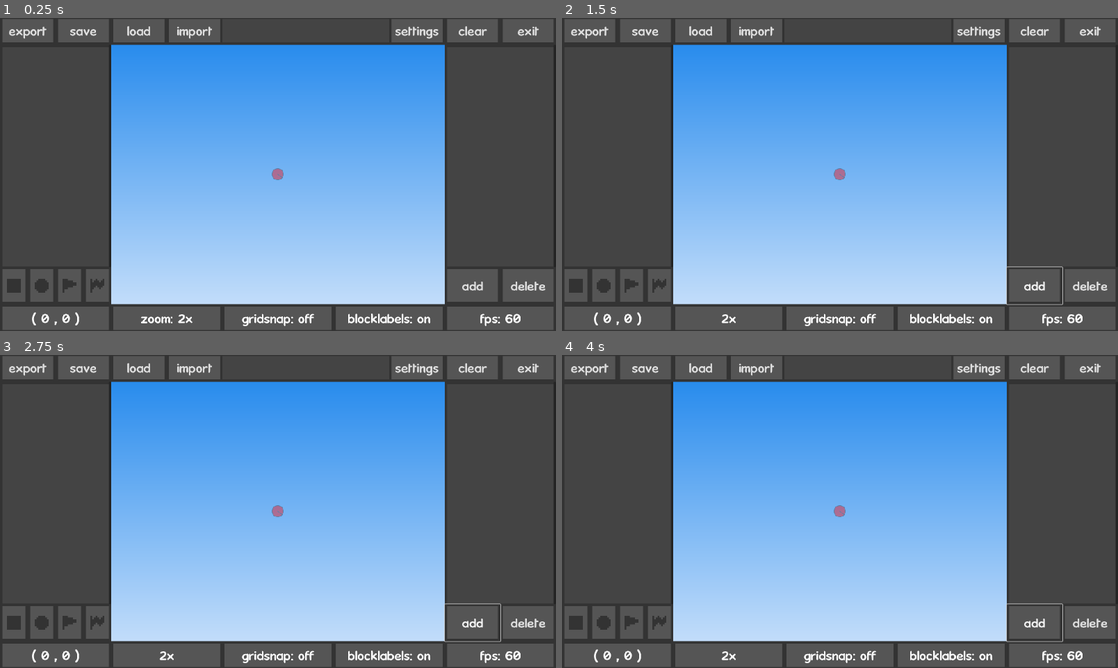
Above: before the commit, frames 1-4 (two rows, left to right).
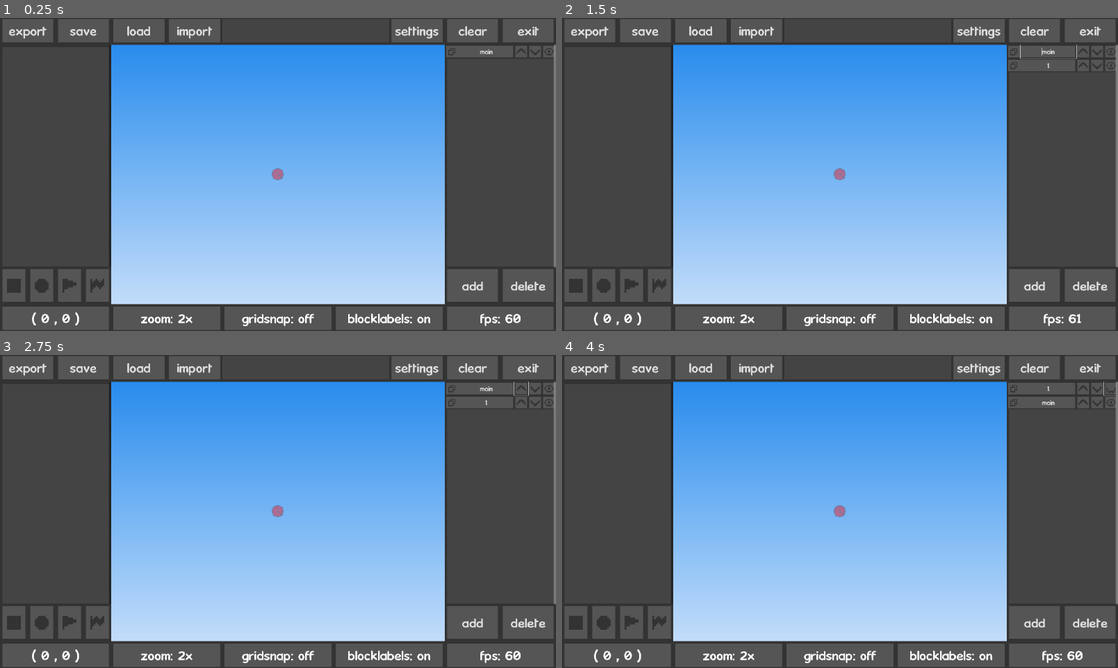
Above: after the commit, the same moments.

Repository: beatrixwashere/RedBallMakerPlus
Game: Godot game, scene res://scenes/main.tscn
The game is run twice, just before and just after one commit, with the same random seed, the same clock (stepped at 60 frames per second) and the same inputs.
Inputs (mouse positions are in pixels of both pictures, inside the frame that each line leads up to):
- Up to frame 1 (0.25 s): no input
- Up to frame 2 (1.5 s): click "add" at 0.5 s; click (1040, 52) at 1.27 s
- Up to frame 3 (2.75 s): click (522, 389) at 2.02 s
- Up to frame 4 (4 s): click (1095, 389) at 2.77 s; click (1112, 389) at 3.52 s

The runs differ from the first frame. In frame 1, 0.5% of the frame differs, in the area x 80-100%, y 8-80%; in frame 2, 0.9%, in the area x 25-100%, y 8-99%; in frame 3, 0.7%; in frame 4, 0.7%.

Commit message:
a ton of stuff, mostly layers

Diff:
--- a/scripts/main.gd
+++ b/scripts/main.gd
@@ -13,6 +13,10 @@
 const icon_circle:CompressedTexture2D = preload("res://images/icons/icon_circle.png")
 const icon_checkpoint:CompressedTexture2D = preload("res://images/icons/icon_checkpoint.png")
 const icon_flag:CompressedTexture2D = preload("res://images/icons/icon_flag.png")
+const icon_layer:CompressedTexture2D = preload("res://images/icons/icon_layer.png")
+const icon_visible:CompressedTexture2D = preload("res://images/icons/icon_visible.png")
+const icon_hidden:CompressedTexture2D = preload("res://images/icons/icon_hidden.png")
+const kronika:Font = preload("res://images/kronika.ttf")
 # variables
 var keybinds:Dictionary = {
 	"move_up": KEY_W,
@@ -27,15 +31,20 @@
 	"new_checkpoint": KEY_3,
 	"new_flag": KEY_4,
 	"focus_block": KEY_F,
-	"toggle_gridsnap": KEY_X }
+	"toggle_gridsnap": KEY_X,
+	"toggle_blocklabels": KEY_C }
 # level
 var level_blocks:Dictionary
 var level_nidx:int = 0
 var level_selection:int = -1
+var layers_dict:Dictionary
+var layers_nidx:int = 0
+var layers_current:int = -1
 # input
 var shift_pressed:bool = false
 var ctrl_pressed:bool = false
 var gridsnap:bool = false
+var blocklabels:bool = true
 var is_moving_scene:bool = false
 var is_awaiting_input:bool = false
 var keybind_to_set:String
@@ -67,6 +76,8 @@
 	%settings/container/keylist.get_child_count()-1)
 	# loads autosave if it exists
 	if FileAccess.file_exists("user://autosave.rbmpc"): import_save("user://autosave.rbmpc")
+	else: clear_level()
+	states.clear_list(states.undo)
 # handles input
 func _input(event:InputEvent)->void:
 	# keyboard
@@ -111,6 +122,10 @@
 				new_block(Block.blocktypes.FLAG)
 			if event.keycode == keybinds["toggle_gridsnap"]:
 				gridsnap = !gridsnap
+			if event.keycode == keybinds["toggle_blocklabels"]:
+				blocklabels = !blocklabels
+				for i in %level.get_children(): if i.name != "death":
+					for j in i.get_children(): j.get_node("blabel").visible = blocklabels
 		# block control
 		elif event.keycode == keybinds["focus_block"] && event.is_pressed():
 			%ui.position = level_blocks[level_selection].get_polyavg() \
@@ -120,7 +135,6 @@
 		if event.keycode == KEY_SHIFT: shift_pressed = event.is_pressed()
 		if event.keycode == KEY_CTRL: ctrl_pressed = event.is_pressed()
 		elif ctrl_pressed && event.is_pressed(): match event.keycode:
-			# TODO: implement redos
 			KEY_Z: states.load_undo() #if !shift_pressed else states.load_redo()
 			KEY_E: %files/export.visible = true
 			KEY_S: %files/save.visible = true
@@ -152,28 +166,29 @@
 	if what == NOTIFICATION_WM_CLOSE_REQUEST: exit_app()
 # creates a new block in the level
 func new_block(n_type:int)->void:
-	states.add_undo()
-	# create and setup block data
-	var n_data:Block = Block.new()
-	n_data.name = str(level_nidx)
-	n_data.type = n_type
-	var targetpos:Vector2 = round(%ui.position/10)*10 if gridsnap else round(%ui.position)
-	if n_data.type == Block.blocktypes.POLYGON:
-		n_data.polygon.append(Vector2(0,0)+targetpos)
-		n_data.polygon.append(Vector2(50,0)+targetpos)
-		n_data.polygon.append(Vector2(50,50)+targetpos)
-		n_data.polygon.append(Vector2(0,50)+targetpos)
-	else:
-		n_data.position = targetpos
-		if n_data.type == Block.blocktypes.CHECKPOINT: n_data.position.y -= 21
-		if n_data.type == Block.blocktypes.FLAG: n_data.position.y -= 46
-	# add block to scene
-	new_levelobj(n_data)
-	# add block to list
-	new_listobj(n_data)
-	# finalization
-	level_blocks[level_nidx] = n_data
-	level_nidx += 1
+	if layers_current != -1:
+		states.add_undo()
+		# create and setup block data
+		var n_data:Block = Block.new()
+		n_data.name = str(level_nidx)
+		n_data.type = n_type
+		var targetpos:Vector2 = round(%ui.position/10)*10 if gridsnap else round(%ui.position)
+		if n_data.type == Block.blocktypes.POLYGON:
+			n_data.polygon.append(Vector2(0,0)+targetpos)
+			n_data.polygon.append(Vector2(50,0)+targetpos)
+			n_data.polygon.append(Vector2(50,50)+targetpos)
+			n_data.polygon.append(Vector2(0,50)+targetpos)
+		else:
+			n_data.position = targetpos
+			if n_data.type == Block.blocktypes.CHECKPOINT: n_data.position.y -= 21
+			if n_data.type == Block.blocktypes.FLAG: n_data.position.y -= 46
+		# add block to scene
+		new_levelobj(n_data)
+		# add block to list
+		new_listobj(n_data)
+		# finalization
+		level_blocks[level_nidx] = n_data
+		level_nidx += 1
 # helper function for making the levelobj
 func new_levelobj(bdata:Block)->void:
 	match bdata.type:
@@ -181,7 +196,7 @@
 			var n_block_obj:Polygon2D = Polygon2D.new()
 			n_block_obj.set_color(bdata.fill)
 			n_block_obj.set_polygon(bdata.polygon)
-			%level.add_child(n_block_obj)
+			layers_dict[layers_current].levelobj.add_child(n_block_obj)
 			var n_block_outline:Line2D = Line2D.new()
 			n_block_outline.points = bdata.polygon
 			n_block_outline.closed = true
@@ -195,7 +210,7 @@
 			n_block_obj.position = bdata.position
 			n_block_obj.scale = Vector2(bdata.radius/50,bdata.radius/50)
 			n_block_obj.self_modulate = bdata.outline
-			%level.add_child(n_block_obj)
+			layers_dict[layers_current].levelobj.add_child(n_block_obj)
 			var n_block_fill:Sprite2D = Sprite2D.new()
 			n_block_fill.texture = n_block_obj.texture
 			n_block_fill.scale = Vector2(0.95,0.95)
@@ -207,15 +222,30 @@
 			n_block_obj.texture = checkpoint
 			n_block_obj.centered = false
 			n_block_obj.position = bdata.position
-			%level.add_child(n_block_obj)
+			layers_dict[layers_current].levelobj.add_child(n_block_obj)
 			bdata.levelobj = n_block_obj
 		Block.blocktypes.FLAG:
 			var n_block_obj:Sprite2D = Sprite2D.new()
 			n_block_obj.texture = flag
 			n_block_obj.centered = false
 			n_block_obj.position = bdata.position
-			%level.add_child(n_block_obj)
+			layers_dict[layers_current].levelobj.add_child(n_block_obj)
 			bdata.levelobj = n_block_obj
+	var block_label:Label = Label.new()
+	block_label.name = "blabel"
+	block_label.visible = blocklabels
+	block_label.text = bdata.name
+	block_label.horizontal_alignment = HORIZONTAL_ALIGNMENT_CENTER
+	block_label.vertical_alignment = VERTICAL_ALIGNMENT_CENTER
+	block_label.size = Vector2(100,24)
+	block_label.position = (bdata.get_polyavg() if bdata.type == Block.blocktypes.POLYGON else \
+	Vector2(0,0)) - Vector2(50,12)
+	block_label.add_theme_color_override("font_outline_color", Color.BLACK)
+	block_label.add_theme_constant_override("outline_size", 5)
+	block_label.add_theme_font_override("font", kronika)
+	block_label.add_theme_font_size_override("font_size", 15 if \
+	bdata.type != Block.blocktypes.CIRCLE else int(750/bdata.radius))
+	bdata.levelobj.add_child(block_label)
 # helper function for making the listobj
 func new_listobj(bdata:Block)->void:
 	var n_block_list:Control = listblock.instantiate()
@@ -229,12 +259,21 @@
 	n_block_list.get_node("edit").connect("button_down", edit_block.bind(level_nidx))
 	n_block_list.get_node("move_up").connect("button_down", move_block.bind(level_nidx, true))
 	n_block_list.get_node("move_down").connect("button_down", move_block.bind(level_nidx, false))
+	n_block_list.get_node("icon_visible").texture = icon_visible if bdata.visible else icon_hidden
+	bdata.levelobj.visible = bdata.visible
+	n_block_list.get_node("toggle_visible").connect("button_down", func change_visibility()->void:
+		bdata.visible = !bdata.visible
+		n_block_list.get_node("icon_visible").texture = icon_visible if bdata.visible else icon_hidden
+		bdata.levelobj.visible = bdata.visible
+		pass)
 	%blocklist.add_child(n_block_list)
 	%blocklist.move_child(%blocklist/scrollfix, %blocklist.get_child_count()-1)
 	bdata.listobj = n_block_list
 # opens the block edit menu
 func edit_block(idx:int)->void:
 	close_edits()
+	%block_edit.visible = true
+	%layers_list.visible = false
 	# helper function for new list
 	var c_edit_obj:Callable = \
 	func c_edit_obj_func(i_name:String, i_type:String, i_var:Variant, i_popup:String = "")->void:
@@ -248,12 +287,6 @@
 			n_edit_obj.get_node("popup_edit").visible = true
 			n_edit_obj.get_node("popup_edit").connect("button_down", \
 			n_edit_obj.get_node(i_popup).set_visible.bind(true))
-			if i_popup == "popup_points":
-				n_edit_obj.get_node("popup_edit").connect("button_down", open_points)
-				n_edit_obj.get_node("popup_points").connect("close_requested", \
-				func close_points()->void:
-					for i in level_blocks[level_selection].levelobj.get_child(0).get_children():
-						i.queue_free())
 			match i_popup:
 				"popup_color":
 					n_edit_obj.get_node("popup_color/color").color = i_var
@@ -272,12 +305,16 @@
 						polylist.add_child(n_polydata)
 						polylist.move_child(n_polydata, polylist.get_child_count()-3))
 				"popup_points":
+					n_edit_obj.get_node("popup_edit").connect("button_down", open_points)
+					n_edit_obj.get_node("popup_points").connect("close_requested", \
+					func close_points()->void:
+						for i in level_blocks[level_selection].levelobj.get_child(0).get_children():
+							i.queue_free())
 					n_edit_obj.get_node("popup_points/applypoints/button").connect("button_down", \
 					func apply_points()->void:
-						level_blocks[idx].polygon.clear()
-						var polylist:Node = n_edit_obj.get_node("popup_polygon/container/editlist")
+						var polylist:Node = %editlist.get_node("polygon/popup_polygon/container/editlist")
+						for i in polylist.get_child_count()-2: polylist.get_child(0).free()
 						for i in level_blocks[idx].levelobj.get_child(0).get_children():
-							level_blocks[idx].polygon.append(i.position+Vector2(4,4))
 							var n_polydata:Node = polydata.instantiate()
 							n_polydata.get_node("xcoord").text = str(i.position.x+4)
 							n_polydata.get_node("ycoord").text = str(i.position.y+4)
@@ -323,50 +360,54 @@
 		n_block_button.connect("button_down", func set_point_to_move()->void:
 			point_to_move = n_block_button)
 		n_block_button.connect("button_up", func remove_point_to_move()->void:
-			point_to_move.position = round(point_to_move.position / 10) * 10 \
+			point_to_move.position = round(point_to_move.position/10)*10-Vector2(4,4)\
 			if gridsnap else round(point_to_move.position)
 			point_to_move = null)
 # applies block edits
 func apply_edits()->void:
+	var lvlblk:Block = level_blocks[level_selection]
+	var lvlobj:Node = level_blocks[level_selection].levelobj
 	if level_selection != -1:
 		states.add_undo()
 		# set block data
-		level_blocks[level_selection].name = %editlist.get_node("name/edit").text
-		if level_blocks[level_selection].type == Block.blocktypes.POLYGON || \
-		level_blocks[level_selection].type == Block.blocktypes.CIRCLE:
-			level_blocks[level_selection].flags = %editlist.get_node("flags/edit").text
-			level_blocks[level_selection].mass = %editlist.get_node("mass/edit").text.to_float()
-			level_blocks[level_selection].friction = %editlist.get_node("friction/edit").text.to_float()
-			level_blocks[level_selection].restitution = %editlist.get_node("restitution/edit").text.to_float()
-			level_blocks[level_selection].fill = %editlist.get_node("fill/popup_color/color").color
-			level_blocks[level_selection].outline = %editlist.get_node("outline/popup_color/color").color
-		if level_blocks[level_selection].type == Block.blocktypes.POLYGON:
-			level_blocks[level_selection].polygon = PackedVector2Array()
+		lvlblk.name = %editlist.get_node("name/edit").text
+		if lvlblk.type == Block.blocktypes.POLYGON || lvlblk.type == Block.blocktypes.CIRCLE:
+			lvlblk.flags = %editlist.get_node("flags/edit").text
+			lvlblk.mass = %editlist.get_node("mass/edit").text.to_float()
+			lvlblk.friction = %editlist.get_node("friction/edit").text.to_float()
+			lvlblk.restitution = %editlist.get_node("restitution/edit").text.to_float()
+			lvlblk.fill = %editlist.get_node("fill/popup_color/color").color
+			lvlblk.outline = %editlist.get_node("outline/popup_color/color").color
+		if lvlblk.type == Block.blocktypes.POLYGON:
+			lvlblk.polygon = PackedVector2Array()
 			for i in %editlist.get_node("polygon/popup_polygon/container/editlist").get_children():
-				if i.name != "addpoint" && i.name != "scrollfix": \
-				level_blocks[level_selection].polygon.append(Vector2( \
-				i.get_node("xcoord").text.to_int(), i.get_node("ycoord").text.to_int()))
+				if i.name != "addpoint" && i.name != "scrollfix":
+					lvlblk.polygon.append(Vector2( \
+					i.get_node("xcoord").text.to_int(), i.get_node("ycoord").text.to_int()))
 		else:
-			level_blocks[level_selection].position.x = %editlist.get_node("x-position/edit").text.to_int()
-			level_blocks[level_selection].position.y = %editlist.get_node("y-position/edit").text.to_int()
-		if level_blocks[level_selection].type == Block.blocktypes.CIRCLE:
-			level_blocks[level_selection].radius = %editlist.get_node("radius/edit").text.to_int()
+			lvlblk.position.x = %editlist.get_node("x-position/edit").text.to_int()
+			lvlblk.position.y = %editlist.get_node("y-position/edit").text.to_int()
+		if lvlblk.type == Block.blocktypes.CIRCLE:
+			lvlblk.radius = %editlist.get_node("radius/edit").text.to_int()
 		# apply data to scene
-		if level_blocks[level_selection].type == Block.blocktypes.POLYGON:
-			level_blocks[level_selection].levelobj.polygon = level_blocks[level_selection].polygon
-			level_blocks[level_selection].levelobj.color = level_blocks[level_selection].fill
-			level_blocks[level_selection].levelobj.get_child(0).points = level_blocks[level_selection].polygon
-			level_blocks[level_selection].levelobj.get_child(0).default_color = level_blocks[level_selection].outline
-		if level_blocks[level_selection].type == Block.blocktypes.CIRCLE:
-			level_blocks[level_selection].levelobj.position = level_blocks[level_selection].position
-			level_blocks[level_selection].levelobj.scale = Vector2( \
-			level_blocks[level_selection].radius/50,level_blocks[level_selection].radius/50)
-			level_blocks[level_selection].levelobj.self_modulate = level_blocks[level_selection].outline
-			level_blocks[level_selection].levelobj.get_child(0).self_modulate = level_blocks[level_selection].fill
-		if level_blocks[level_selection].type == Block.blocktypes.CHECKPOINT || \
-		level_blocks[level_selection].type == Block.blocktypes.FLAG:
-			level_blocks[level_selection].levelobj.position = level_blocks[level_selection].position
-		level_blocks[level_selection].listobj.get_node("text").text = level_blocks[level_selection].name
+		if lvlblk.type == Block.blocktypes.POLYGON:
+			lvlobj.polygon = lvlblk.polygon
+			lvlobj.color = lvlblk.fill
+			lvlobj.get_child(0).points = lvlblk.polygon
+			lvlobj.get_child(0).default_color = lvlblk.outline
+		if lvlblk.type == Block.blocktypes.CIRCLE:
+			lvlobj.position = lvlblk.position
+			lvlobj.scale = Vector2(lvlblk.radius/50,lvlblk.radius/50)
+			lvlobj.self_modulate = lvlblk.outline
+			lvlobj.get_child(0).self_modulate = lvlblk.fill
+		if lvlblk.type == Block.blocktypes.CHECKPOINT || lvlblk.type == Block.blocktypes.FLAG:
+			lvlobj.position = lvlblk.position
+		lvlblk.listobj.get_node("text").text = lvlblk.name
+		lvlobj.get_node("blabel").text = lvlblk.name
+		lvlobj.get_node("blabel").position = (lvlblk.get_polyavg() if \
+		lvlblk.type == Block.blocktypes.POLYGON else Vector2(0,0)) - Vector2(50,12)
+		lvlobj.get_node("blabel").add_theme_font_size_override("font_size", 15 if \
+		lvlblk.type != Block.blocktypes.CIRCLE else int(750/lvlblk.radius))
 		close_edits()
 # removes the edit list
 func close_edits()->void:
@@ -375,6 +416,8 @@
 		%editlist.remove_child(i)
 	%editlist.add_child(Control.new())
 	level_selection = -1
+	%block_edit.visible = false
+	%layers_list.visible = true
 # moves the block's z index
 func move_block(idx:int, dir:bool)->void:
 	states.add_undo()
@@ -404,26 +447,118 @@
 		level_blocks[level_selection].listobj.queue_free()
 		level_blocks.erase(level_selection)
 		level_selection = -1
+# adds a layer to the level
+func add_layer()->void:
+	# set up layer data
+	states.add_undo()
+	var n_layer:Layer = Layer.new()
+	n_layer.name = str(layers_nidx)
+	n_layer.blklist = %blocklist
+	# add layer level node
+	layer_levelobj(n_layer)
+	# add layer list node
+	layer_listobj(n_layer)
+	# finalization
+	layers_dict[layers_nidx] = n_layer
+	var cidx:int = layers_nidx
+	select_layer(cidx)
+	layers_nidx += 1
+# creates layer levelobj
+func layer_levelobj(ldata:Layer)->void:
+	var n_layer_level:Node2D = Node2D.new()
+	n_layer_level.name = str(layers_nidx)
+	%level.add_child(n_layer_level)
+	ldata.levelobj = n_layer_level
+# creates layer listobj
+func layer_listobj(ldata:Layer)->void:
+	var n_layer_list:Control = listblock.instantiate()
+	n_layer_list.name = str(layers_nidx)
+	n_layer_list.get_node("icon").texture = icon_layer
+	n_layer_list.get_node("text").visible = false
+	n_layer_list.get_node("layername").visible = true
+	n_layer_list.get_node("layername").text = str(layers_nidx)
+	n_layer_list.get_node("layername").connect("text_submitted", func rename_layer(ntext:String)->void:
+		ldata.name = ntext)
+	var cidx:int = layers_nidx
+	n_layer_list.get_node("edit").connect("button_down", select_layer.bind(cidx))
+	n_layer_list.get_node("move_up").connect("button_down", move_layer.bind(layers_nidx, true))
+	n_layer_list.get_node("move_down").connect("button_down", move_layer.bind(layers_nidx, false))
+	n_layer_list.get_node("toggle_visible").connect("button_down", func layer_vistoggle()->void:
+		ldata.visible = !ldata.visible
+		ldata.levelobj.visible = ldata.visible
+		n_layer_list.get_node("icon_visible").texture = icon_visible if ldata.visible else icon_hidden)
+	%layerlist.add_child(n_layer_list)
+	%layerlist.move_child(n_layer_list, %layerlist.get_child_count()-2)
+	ldata.listobj = n_layer_list
+# switches to a different layer
+func select_layer(cidx:int)->void:
+	if layers_dict.has(cidx):
+		if layers_dict.has(layers_current): layers_dict[layers_current].store_layer(level_blocks)
+		level_blocks.clear()
+		layers_current = cidx
+		for i in %blocklist.get_children(): i.free()
+		level_nidx = 0
+		var n_scrollfix:Control = Control.new()
+		%blocklist.add_child(n_scrollfix)
+		n_scrollfix.name = "scrollfix"
+		for i in layers_dict[layers_current].blocks:
+			level_blocks[level_nidx] = i
+			new_listobj(i)
+			level_nidx += 1
+# moves a layer in the list
+func move_layer(lidx:int, dir:bool)->void:
+	states.add_undo()
+	# change the layer child index
+	if dir && shift_pressed: %layerlist.move_child(%layerlist.get_node(str(lidx)), 0)
+	elif !dir && shift_pressed: %layerlist.move_child(%layerlist.get_node(str(lidx)), %layerlist.get_child_count()-2)
+	elif dir && %layerlist.get_node(str(lidx)).get_index()-1 >= 0:
+		%layerlist.move_child(%layerlist.get_node(str(lidx)), %layerlist.get_node(str(lidx)).get_index()-1)
+	elif !dir && %layerlist.get_node(str(lidx)).get_index()+1 <= %layerlist.get_child_count()-2:
+		%layerlist.move_child(%layerlist.get_node(str(lidx)), %layerlist.get_node(str(lidx)).get_index()+1)
+# remoes the current layer
+func delete_layer()->void:
+	states.add_undo()
+	layers_dict[layers_current].levelobj.free()
+	layers_dict[layers_current].listobj.free()
+	for i in layers_dict[layers_current].blocks: delete_block()
+	layers_dict.erase(layers_current)
+	layers_current = -1
 # clears the entire level
 func clear_level()->void:
 	states.add_undo()
 	# clear data and scene
 	level_blocks.clear()
-	for i in %level.get_children(): i.queue_free()
+	layers_dict.clear()
+	for i in %level.get_children(): i.free()
 	for i in %blocklist.get_children(): i.free()
-	for i in %editlist.get_children(): i.queue_free()
+	for i in %editlist.get_children(): i.free()
+	for i in %layerlist.get_children(): i.free()
+	level_selection = -1
+	layers_current = -1
 	# recreate death barrier
 	var level_death:Line2D = Line2D.new()
+	level_death.name = "death"
 	level_death.points = [Vector2(10000,585),Vector2(-10000,585)]
 	level_death.width = 50
 	level_death.default_color = Color(1,0,0,0.75)
 	%level.add_child(level_death)
-	# recreate scrollfix
-	var n_scrollfix:Control = Control.new()
-	%blocklist.add_child(n_scrollfix)
-	n_scrollfix.name = "scrollfix"
-	# reset nidx
+	var blabel:Label = Label.new()
+	blabel.name = "blabel"
+	level_death.add_child(blabel)
+	# recreate scrollfixes
+	var n_scrollfix_0:Control = Control.new()
+	var n_scrollfix_1:Control = Control.new()
+	%blocklist.add_child(n_scrollfix_0)
+	%layerlist.add_child(n_scrollfix_1)
+	n_scrollfix_0.name = "scrollfix"
+	n_scrollfix_1.name = "scrollfix"
+	# reset nidxs
 	level_nidx = 0
+	layers_nidx = 0
+	# add main layer
+	add_layer()
+	layers_dict[0].name = "main"
+	%layerlist.get_node("0/layername").text = "main"
 # updates the settings file
 func apply_settings()->void:
 	var settingsfile:FileAccess = FileAccess.open("user://settings.rbmpc",FileAccess.WRITE)
@@ -431,9 +566,10 @@
 # exports the level to a txt file
 func export_level(filepath:String)->void:
 	# generate level string
+	select_layer(layers_current)
 	var export_string:String = ""
-	for i in %blocklist.get_children():
-		if i.name != "scrollfix": export_string += level_blocks[i.name.to_int()].encode_level()
+	for i in %layerlist.get_children():
+		if i.name != "scrollfix": export_string += layers_dict[i.name.to_int()].encode_level()
 	# save file
 	var levelfile:FileAccess = FileAccess.open(filepath, FileAccess.WRITE)
 	levelfile.store_line(export_string)
@@ -455,32 +591,56 @@
 # exports the level as an rbmp save
 func export_save(filepath:String)->void:
 	# save file
+	if layers_current != -1: select_layer(layers_current)
 	var savefile:FileAccess = FileAccess.open(filepath, FileAccess.WRITE)
-	savefile.store_32(level_blocks.size())
-	for i in %blocklist.get_children():
-		if i.name != "scrollfix": level_blocks[i.name.to_int()].save_data(savefile)
+	savefile.store_16(layers_dict.size())
+	for i in %layerlist.get_children():
+		if i.name != "scrollfix": layers_dict[i.name.to_int()].save_data(savefile)
+	savefile.store_16(layers_current if layers_current > -1 else 0)
 # imports the level from an rbmp save
 func import_save(filepath:String)->void:
 	# clear level
 	clear_level()
+	delete_layer()
+	layers_nidx = 0
 	# load file
 	var savefile:FileAccess = FileAccess.open(filepath, FileAccess.READ)
-	var level_size:int = savefile.get_32()
+	var level_size:int = savefile.get_16()
 	for i in level_size:
-		# load block data
-		var n_data:Block = Block.new()
-		n_data.load_data(savefile)
+		# load layer data
+		var n_layer:Layer = Layer.new()
+		layers_current = layers_nidx
+		n_layer.load_data(savefile)
+		n_layer.blklist = %blocklist
+		layers_dict[layers_nidx] = n_layer
 		# create levelobj
-		new_levelobj(n_data)
+		for j in %blocklist.get_children(): j.free()
+		layer_levelobj(n_layer)
+		level_nidx = 0
+		level_blocks.clear()
+		var n_scrollfix:Control = Control.new()
+		%blocklist.add_child(n_scrollfix)
+		n_scrollfix.name = "scrollfix"
+		for j in n_layer.blocks:
+			new_levelobj(j)
+			new_listobj(j)
+			level_blocks[level_nidx] = j
+			level_nidx += 1
+		select_layer(layers_nidx)
 		# create listobj
-		new_listobj(n_data)
-		level_blocks[level_nidx] = n_data
-		level_nidx += 1
+		layer_listobj(n_layer)
+		n_layer.listobj.get_node("layername").text = n_layer.name
+		layers_nidx += 1
+	layers_current = savefile.get_16()
+	select_layer(layers_current)
 # updates row_info text
 func update_info()->void:
 	$ui/menus/row_info/position.text = "( "+str(round(%ui.position.x))+" , "+str(round(%ui.position.y))+" )"
-	$ui/menus/row_info/zoom.text = str(snapped(%ui.zoom.x,0.1))+"x"
+	$ui/menus/row_info/zoom.text = "zoom: "+str(snapped(%ui.zoom.x,0.1))+"x"
 	$ui/menus/row_info/gridsnap.text = "gridsnap: "+("on" if gridsnap else "off")
+	$ui/menus/row_info/blocklabels.text = "blocklabels: "+("on" if blocklabels else "off")
+	$ui/menus/row_info/fps.text = "fps: "+str(Performance.get_monitor(Performance.TIME_FPS)) #\
+	#+" + "+str(snapped(Performance.get_monitor(Performance.MEMORY_STATIC)/1048576.0,0.01))
 # closes the application
 func exit_app()->void:
 	# autosave the level
